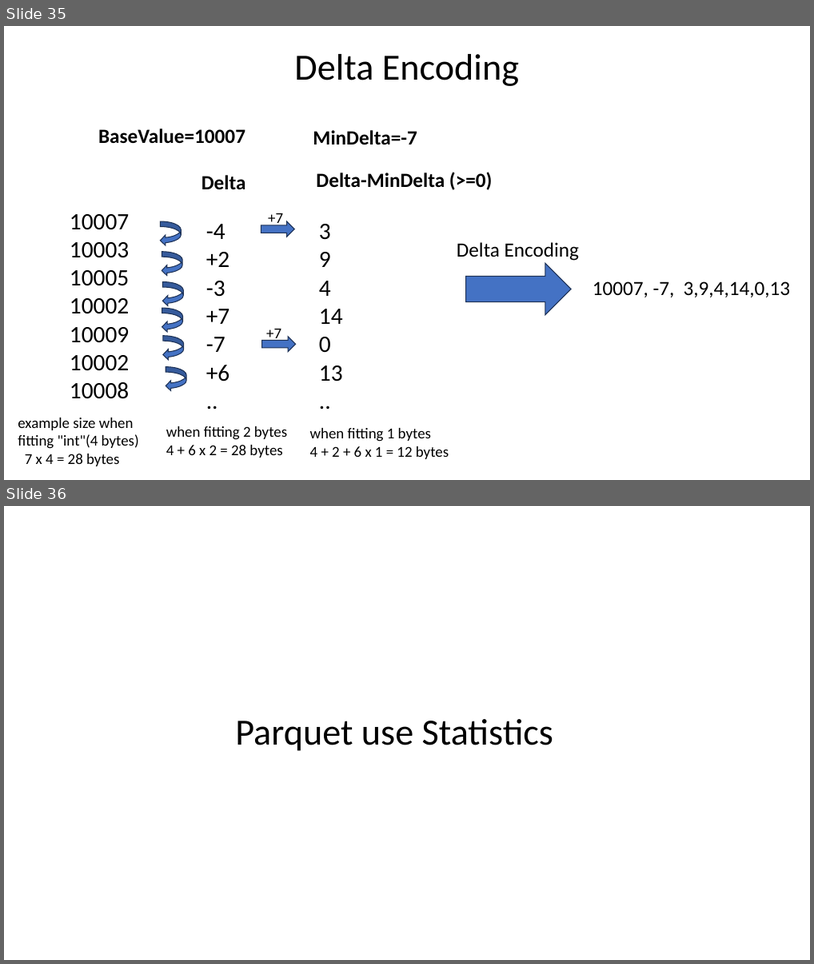
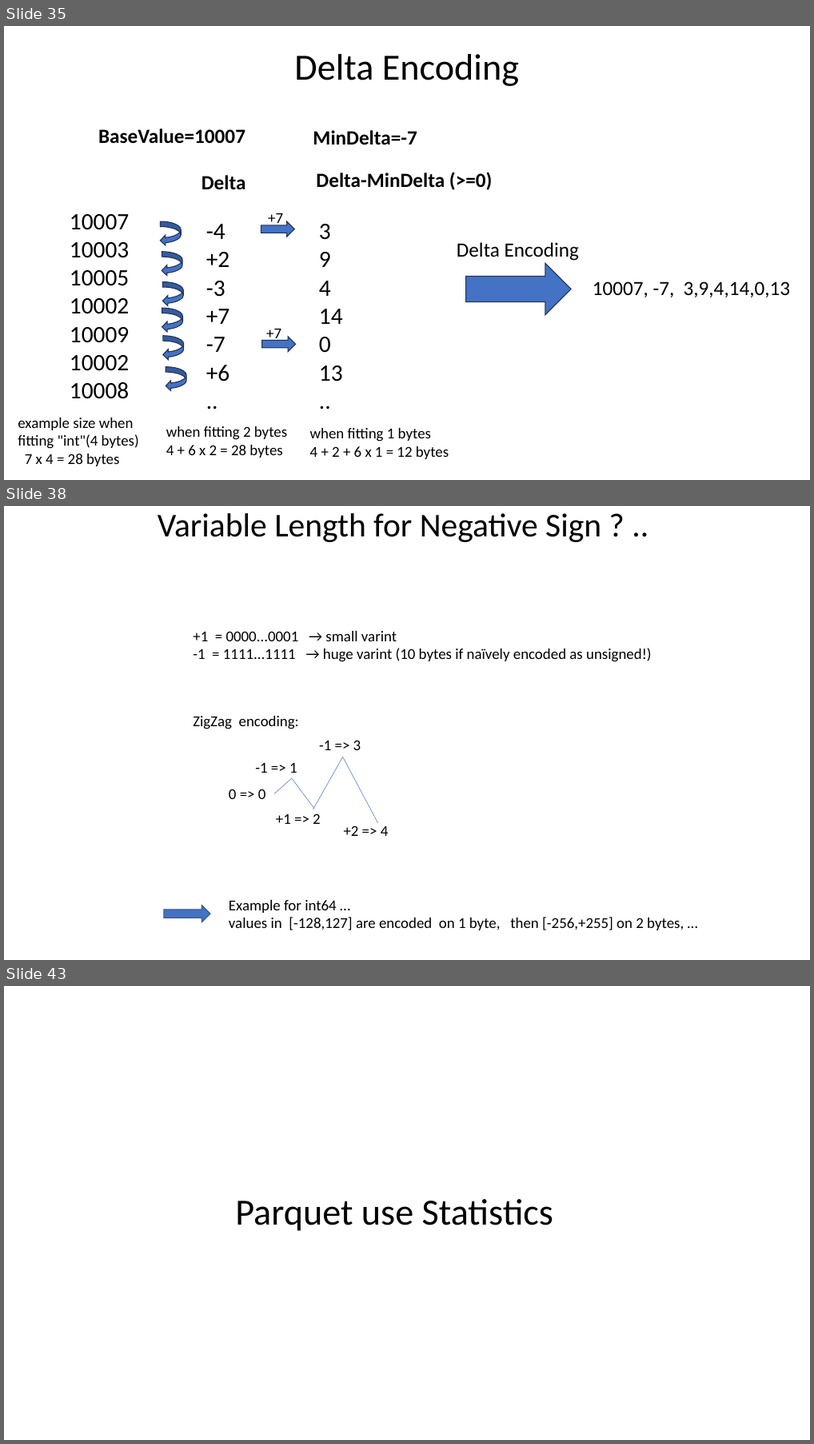
Before and after one commit to Arnaud-Nauwynck/presentations, a slide deck: pres-bigdata/8-Datalake-File-Format-Parquet.pptx. Shown one above the other, each under a label of ours: slides 35 and 36 before the commit, slides 35, 38 and 43 after it; the slides between them are not shown. The pictures are 814x964 and 814x1444 pixels, drawn with LibreOffice and Linux fonts; fonts in the diff are those of the drawing. Boxes give left, top, right and bottom in pixels: in the first picture for what was removed or moved away, otherwise in the second. Text is boxed around its words. In the diff, an @@ line names an element or a change of style, - is before the commit and + after.

```diff
--- a/pres-bigdata/8-Datalake-File-Format-Parquet.pptx
+++ b/pres-bigdata/8-Datalake-File-Format-Parquet.pptx
@@ slide 38 added at [4,506,810,960], background #FFFFFF @@
@@ title added at [158,513,602,542], 39.6 pt, text #000000 @@
+Variable Length for Negative Sign ? ..
@@ text added at [193,631,652,662], 18 pt, text #000000 @@
++1 = 0000...0001 → small varint
+-1 = 1111...1111 → huge varint (10 bytes if naïvely encoded as unsigned!)
@@ text added at [193,716,299,729], 18 pt, text #000000 @@
+ZigZag encoding:
@@ text added at [319,740,362,750], 18 pt, text #000000 @@
+-1 => 3
@@ text added at [255,763,298,772], 18 pt, text #000000 @@
+-1 => 1
@@ line added from (313, 809) to (342, 757), #4472C4 0.5 pt @@
@@ line added from (378, 823) to (342, 757), #4472C4 0.5 pt @@
@@ text added at [229,788,266,799], 18 pt, text #000000 @@
+0 => 0
@@ line added from (274, 793) to (292, 778), #4472C4 0.5 pt @@
@@ line added from (292, 778) to (314, 808), #4472C4 0.5 pt @@
@@ text added at [276,813,321,824], 18 pt, text #000000 @@
++1 => 2
@@ text added at [344,825,389,836], 18 pt, text #000000 @@
++2 => 4
@@ right arrow added at [164,905,210,922], fill #4472C4, outline #325491 1 pt @@
@@ text added at [229,900,684,930], 18 pt, text #000000 @@
+Example for int64 …
+values in [-128,127] are encoded on 1 byte, then [-256,+255] on 2 bytes, …
@@ what was slide 36 is now slide 43 @@
```
Also in this commit, not shown: 9 slides changed, 18 other slides added, 26 other files.
